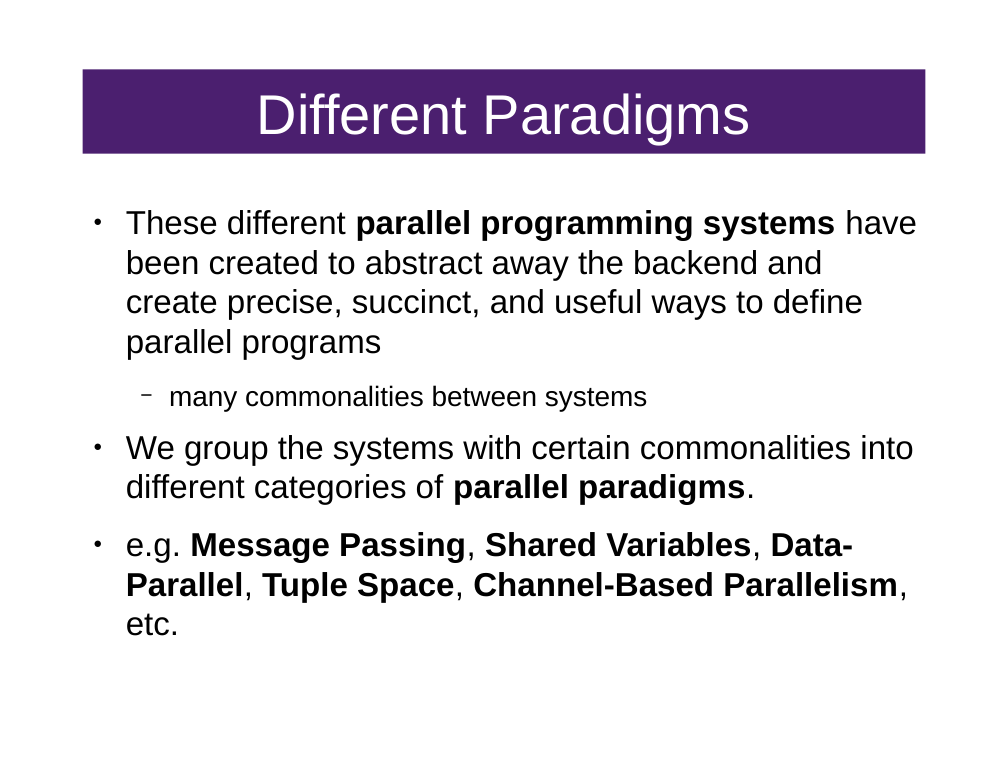
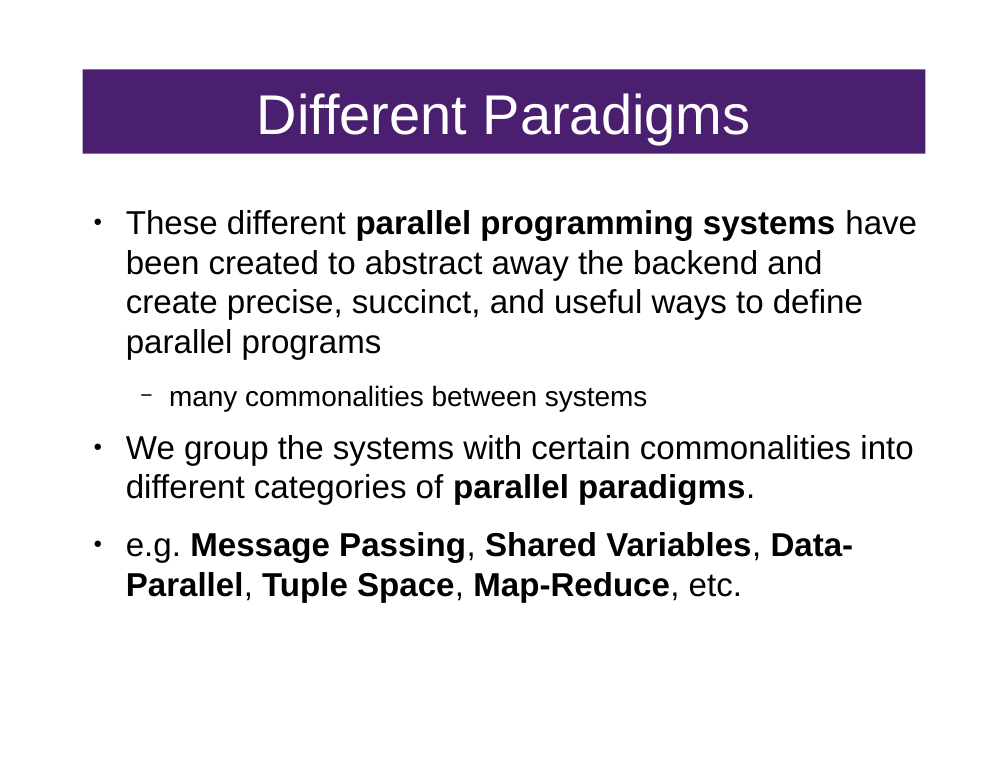
Before and after one commit to FractalDesigns/cowichan-1, a slide deck: slide 3 of presentation-june.odp. Drawn at 1008x779 pixels with LibreOffice and Linux fonts; fonts in the diff are those of the drawing. Boxes give left, top, right and bottom in pixels: in the first picture for what was removed or moved away, otherwise in the second. Text is boxed around its words. In the diff, an @@ line names an element or a change of style, - is before the commit and + after.

```diff
--- a/presentation-june.odp
+++ b/presentation-june.odp
@@ text at <box>126,532,854,602</box>: text changed @@
-● e.g. Message Passing, Shared Variables, Data-Parallel, Tuple Space, Channel-Based Parallelism, etc.
+● e.g. Message Passing, Shared Variables, Data-Parallel, Tuple Space, Map-Reduce, etc.
```
Also in this commit, not shown: 3 other slides changed, 1 other file.
